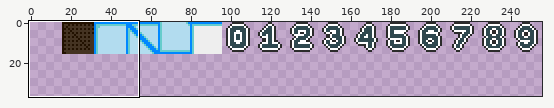
Sprite sheet: assets/tiles/tiles.png. Above, an overview of the earlier version with the close-up marked.
Close-up. As it was:
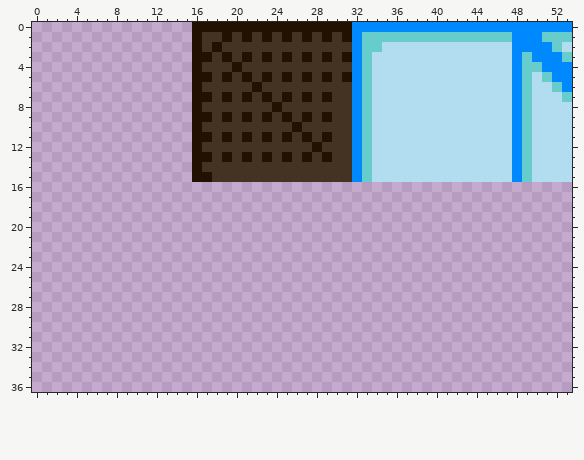
The file is 256x64 pixels. Shown: x 0..53, y 0..36. The wide view leaves out empty margins.
Now the later version:
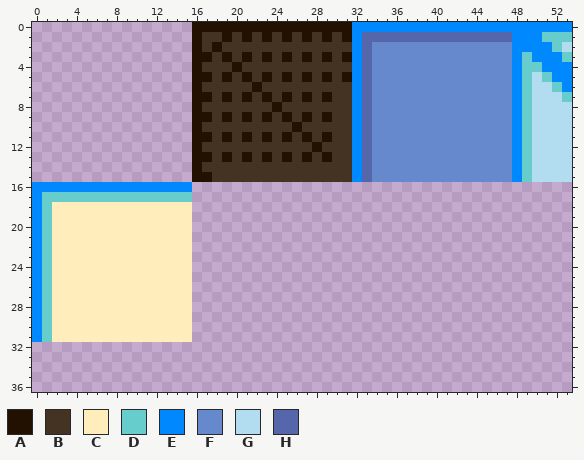
Palette (. is transparent): A #221100  B #443322  C #ffeebb  D #66cccc  E #0088ff  F #6688cc  G #b2dcef  H #5566aa
Difference:
y 1: x 33..47 DDDDDDDDDDDDDDD -> HHHHHHHHHHHHHHH
y 2: x 33..47 DDGGGGGGGGGGGGG -> HFFFFFFFFFFFFFF
y 3..15: x 33..47 DGGGGGGGGGGGGGG -> HFFFFFFFFFFFFFF
y 16: x 0..15 ................ -> EEEEEEEEEEEEEEEE
y 17: x 0..15 ................ -> EDDDDDDDDDDDDDDD
y 18..31: x 0..15 ................ -> EDCCCCCCCCCCCCCC
